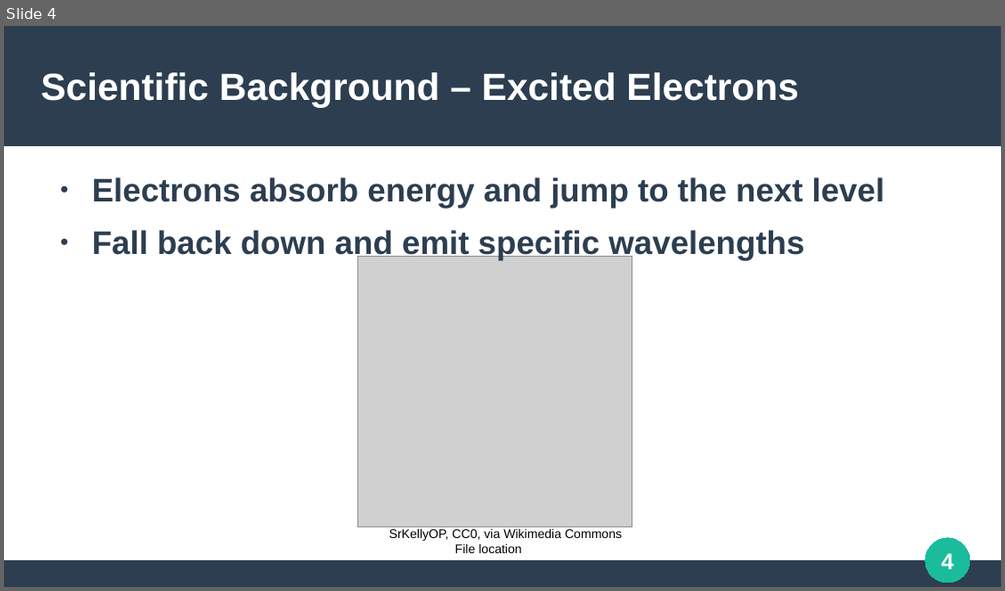
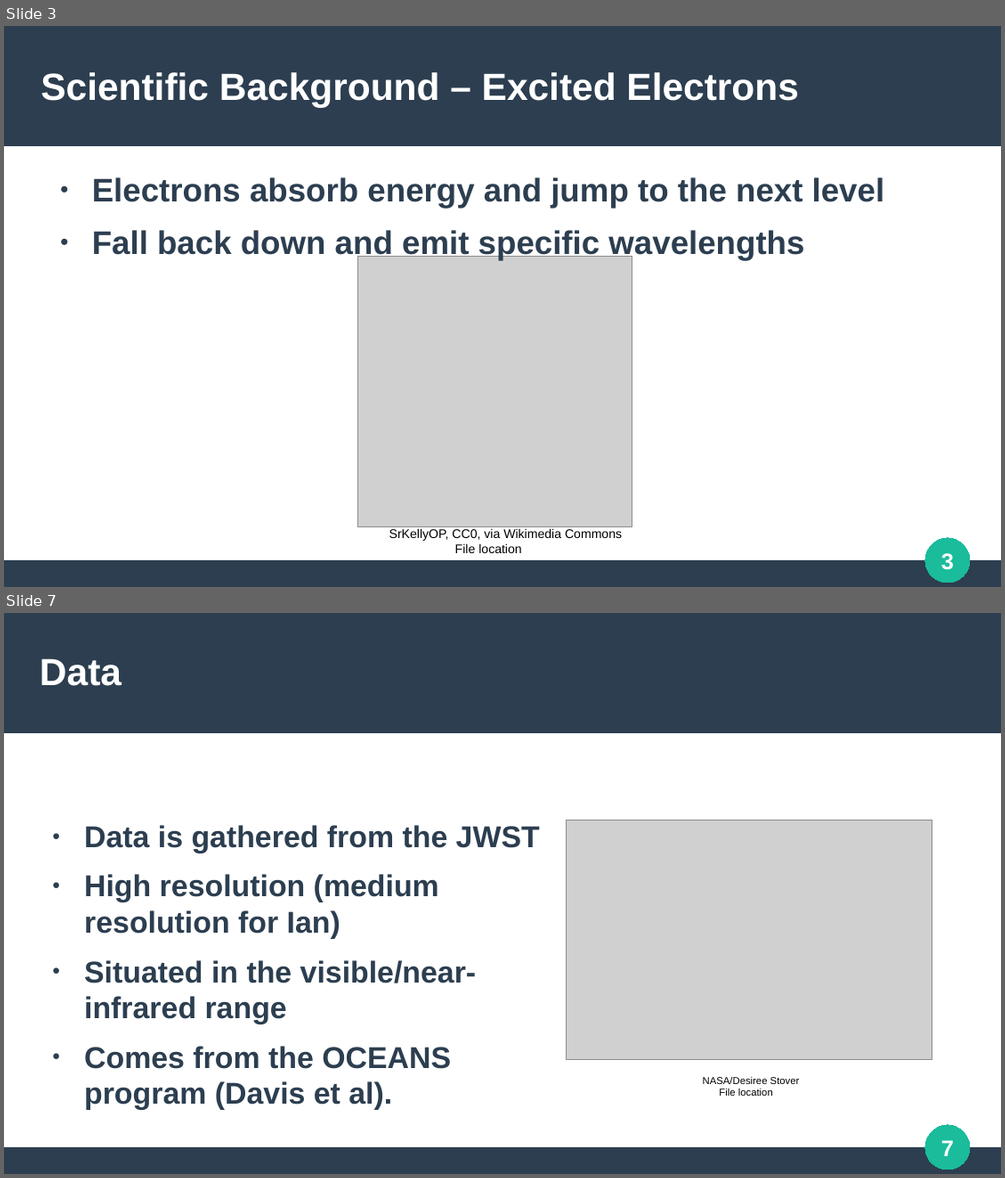
Before and after one commit to SmoolPerson/LRD-helium-analysis, a slide deck: media/presentation/Helium.odp. Shown one above the other, each under a label of ours: slide 4 before the commit, slides 3 and 7 after it; the slides between them are not shown. The pictures are 1005x591 and 1005x1178 pixels, drawn with LibreOffice and Linux fonts; fonts in the diff are those of the drawing; grey boxes stand for pictures. Boxes give left, top, right and bottom in pixels: in the first picture for what was removed or moved away, otherwise in the second. Text is boxed around its words. In the diff, an @@ line names an element or a change of style, - is before the commit and + after.

```diff
--- a/media/presentation/Helium.odp
+++ b/media/presentation/Helium.odp
@@ slide 7 added at [4, 613, 1001, 1174], background #FFFFFF; not listed: 3 template elements that a slide beside it also shows @@
@@ title added at [40, 658, 121, 686], 30.1 pt, text #FFFFFF, bold @@
+Data
@@ text added at [84, 825, 540, 1110], 24 pt, text #2C3E50, bold @@
+● Data is gathered from the JWST
+● High resolution (medium resolution for Ian)
+● Situated in the visible/near-infrared range
+● Comes from the OCEANS program (Davis et al).
@@ picture added at [566, 820, 933, 1060] @@
@@ text added at [703, 1077, 800, 1095], 8 pt, text #000000 @@
+NASA/Desiree Stover
+File location
@@ page number added at [941, 1140, 954, 1156], 18 pt, text #FFFFFF, bold @@
+7
@@ what was slide 4 is now slide 3 @@
@@ page number at [941, 553, 954, 570]: text changed @@
-4
+3
```
Also in this commit, not shown: 13 slides changed, 1 other slide added, 4 slides removed, 1 other file.
